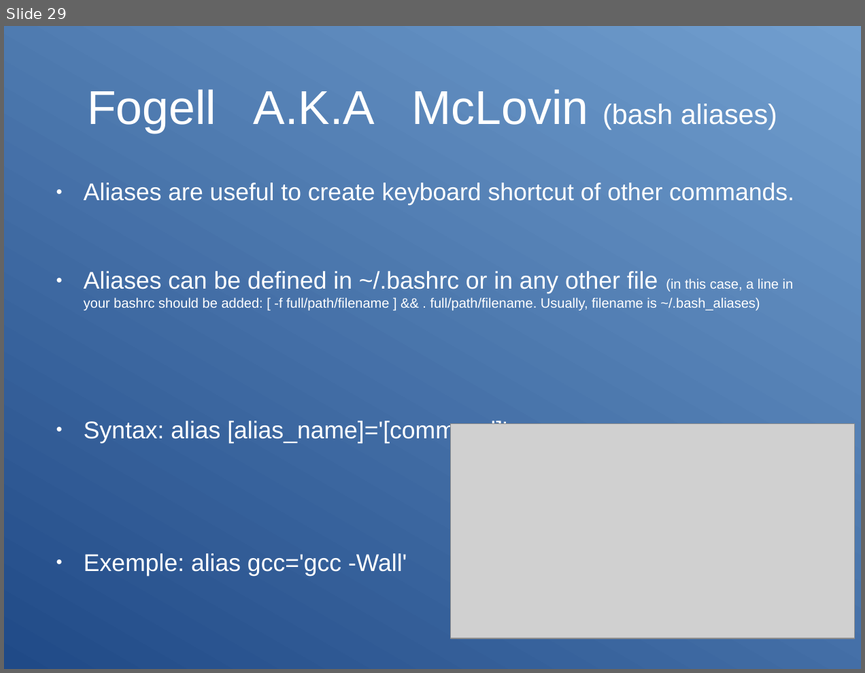
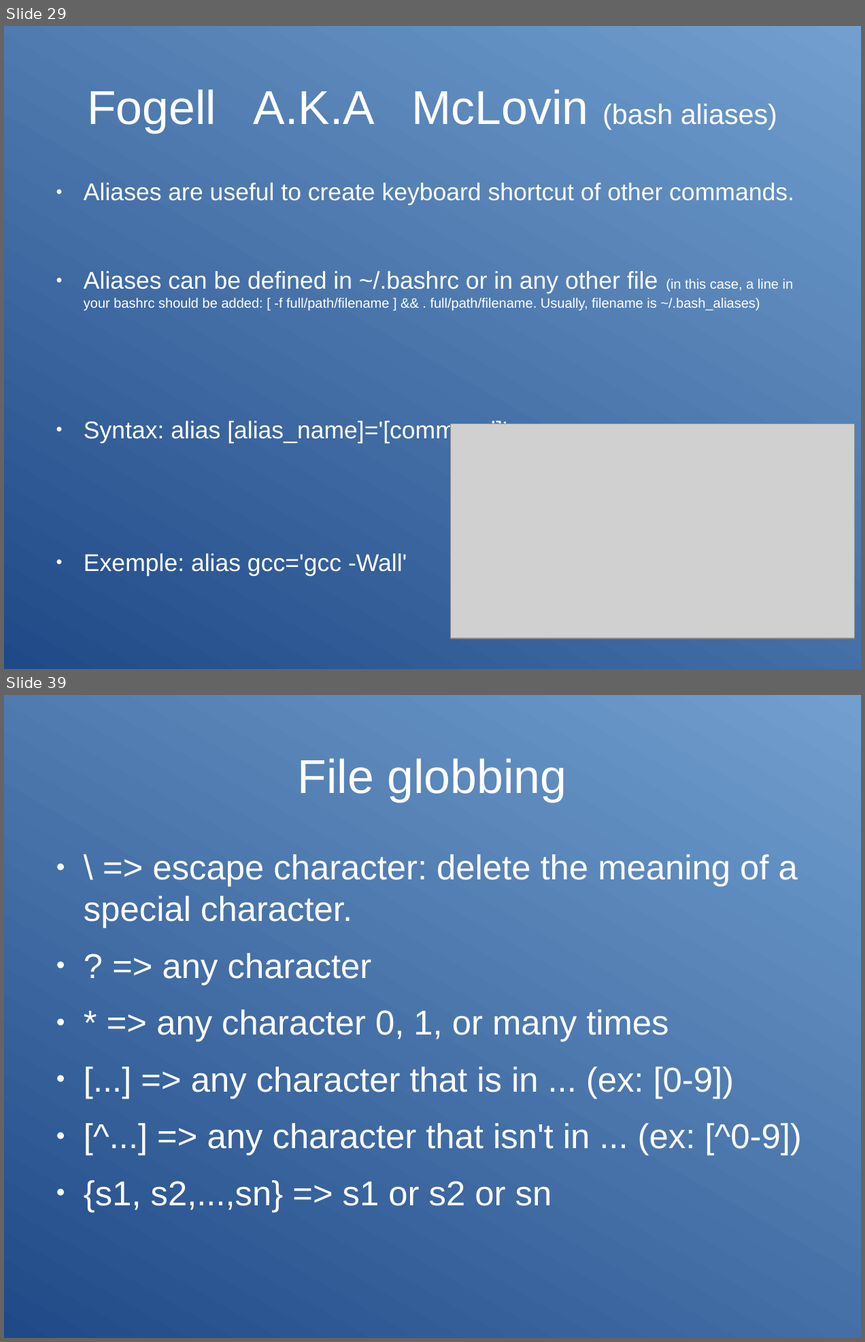
Before and after one commit to Clibre/An-introduction-to-bash, a slide deck: presentation.odp. Shown one above the other, each under a label of ours: slide 29 before the commit, slides 29 and 39 after it; the slides between them are not shown. The pictures are 865x673 and 865x1342 pixels, drawn with LibreOffice and Linux fonts; fonts in the diff are those of the drawing; grey boxes stand for pictures. Boxes give left, top, right and bottom in pixels: in the first picture for what was removed or moved away, otherwise in the second. Text is boxed around its words. In the diff, an @@ line names an element or a change of style, - is before the commit and + after.

```diff
--- a/presentation.odp
+++ b/presentation.odp
@@ slide 39 added at [4, 695, 861, 1338], background gradient #204A87 to #729FCF @@
@@ title added at [298, 758, 566, 802], 44 pt, text #FFFFFF @@
+File globbing
@@ text added at [84, 854, 801, 1212], 32 pt, text #FFFFFF @@
+● \ => escape character: delete the meaning of a special character.
+● ? => any character
+● * => any character 0, 1, or many times
+● [...] => any character that is in ... (ex: [0-9])
+● [^...] => any character that isn't in ... (ex: [^0-9])
+● {s1, s2,...,sn} => s1 or s2 or sn
```
Also in this commit, not shown: 1 slide changed, 9 other slides added, 2 other files.
